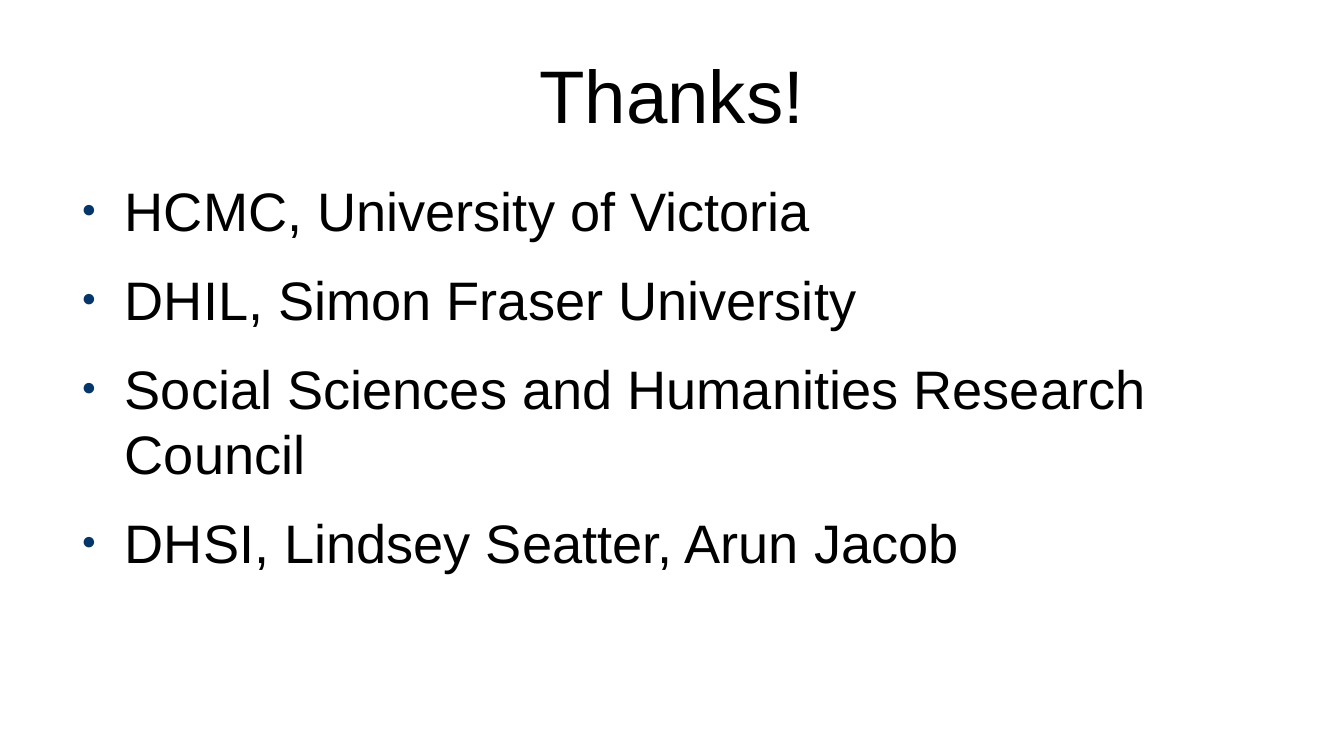
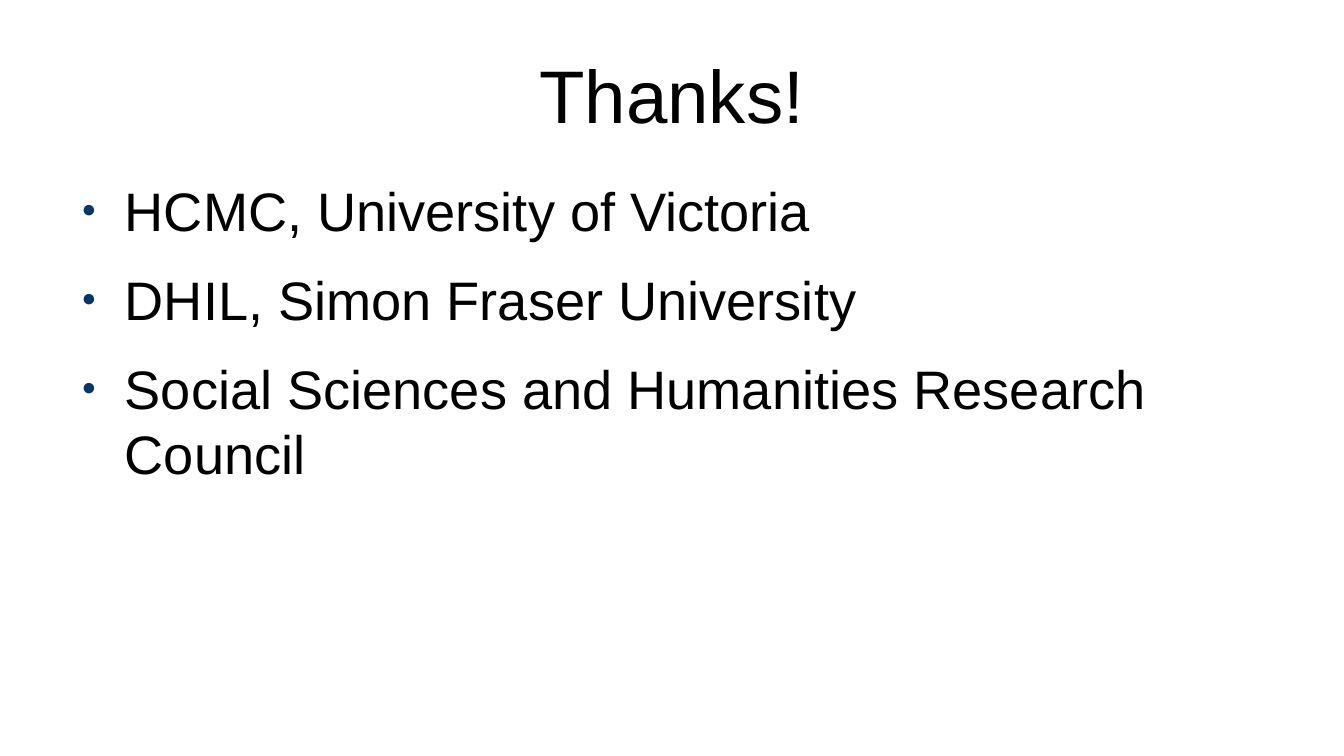
Before and after one commit to projectEndings/Endings, a slide deck: slide 50 of presentations/ubc2020/nineProjects.odp (slide 47 before the commit). Drawn at 1344x756 pixels with LibreOffice and Linux fonts; fonts in the diff are those of the drawing. Boxes give left, top, right and bottom in pixels: in the first picture for what was removed or moved away, otherwise in the second. Text is boxed around its words. In the diff, an @@ line names an element or a change of style, - is before the commit and + after.

```diff
--- a/presentations/ubc2020/nineProjects.odp
+++ b/presentations/ubc2020/nineProjects.odp
@@ text at [125,523,959,572]: paragraph removed @@
-● DHSI, Lindsey Seatter, Arun Jacob
```
Also in this commit, not shown: 6 other slides changed, 3 slides added.
